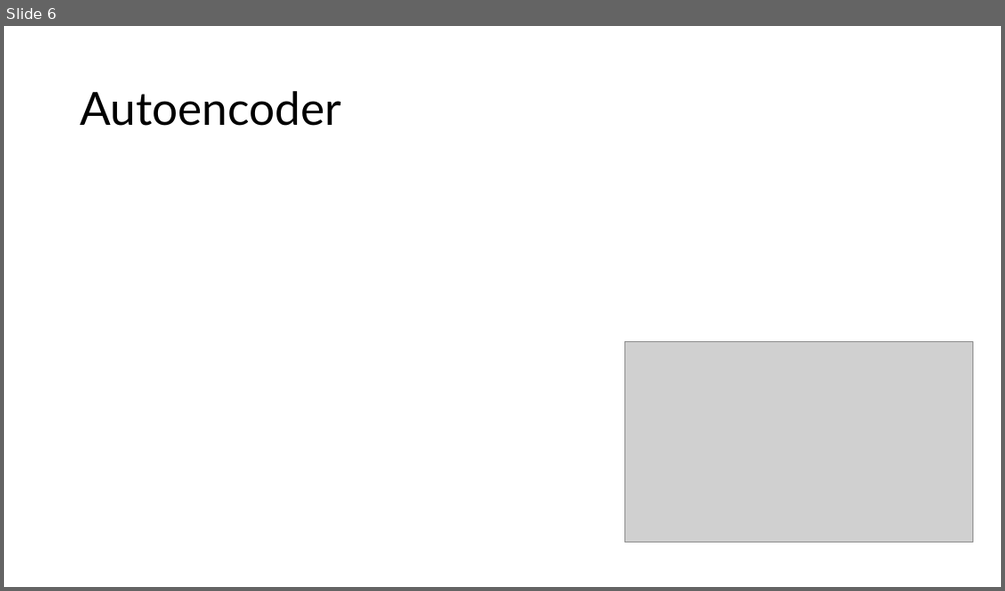
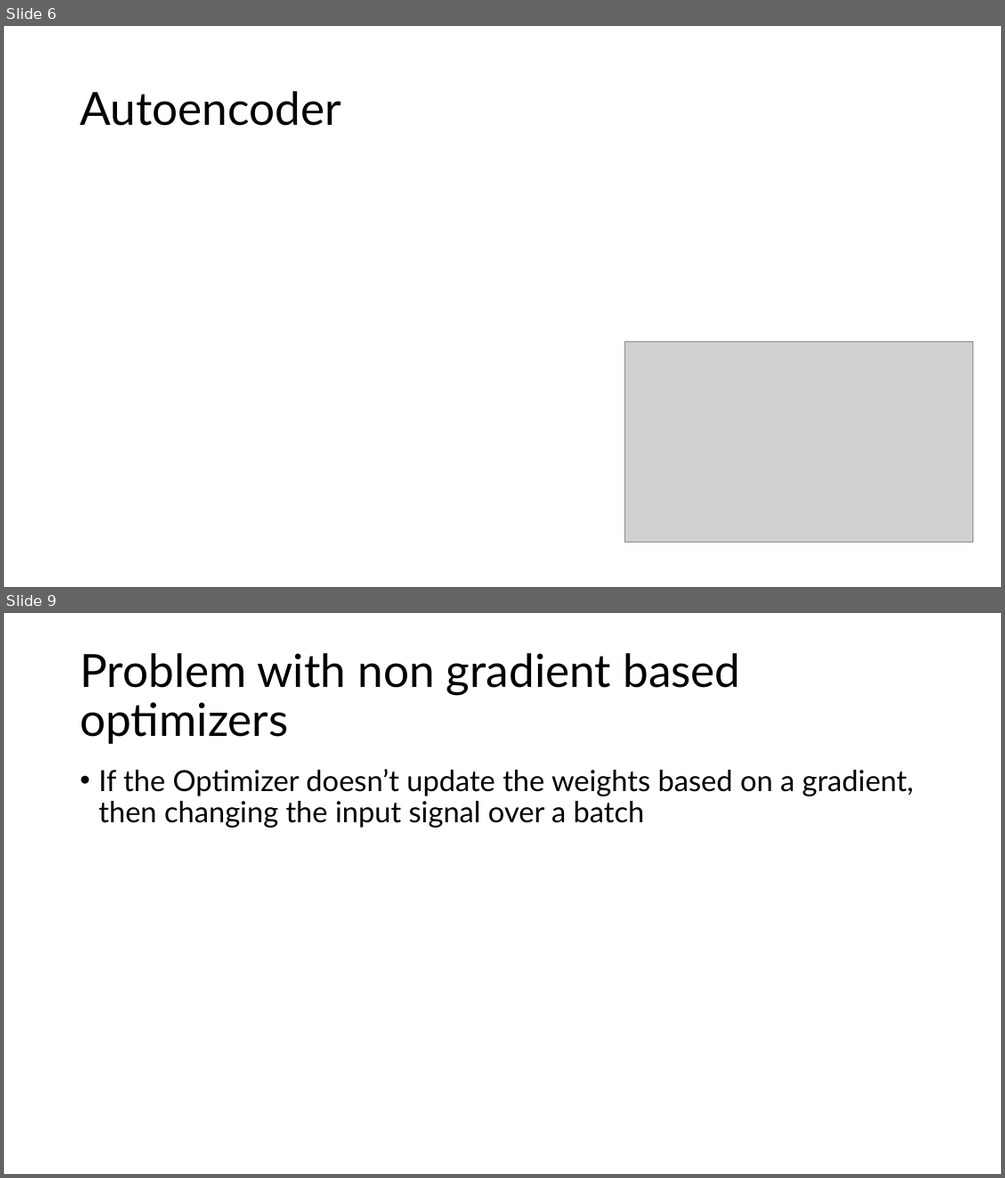
Before and after one commit to Kiwi-TheCat/optimization_neural, a slide deck: Task_ppt.pptx. Shown one above the other, each under a label of ours: slide 6 before the commit, slides 6 and 9 after it; the slides between them are not shown. The pictures are 1005x591 and 1005x1178 pixels, drawn with LibreOffice and Linux fonts; fonts in the diff are those of the drawing; grey boxes stand for pictures. Boxes give left, top, right and bottom in pixels: in the first picture for what was removed or moved away, otherwise in the second. Text is boxed around its words. In the diff, an @@ line names an element or a change of style, - is before the commit and + after.

Commit message:
fix the weights

```diff
--- a/Task_ppt.pptx
+++ b/Task_ppt.pptx
@@ slide 9 added at box(4, 613, 1001, 1174), background #FFFFFF @@
@@ title added at box(80, 653, 740, 744), 44 pt, text #000000 @@
+Problem with non gradient based optimizers
@@ text added at box(98, 769, 914, 827), 28 pt, text #000000 @@
+• If the Optimizer doesn’t update the weights based on a gradient, then changing the input signal over a batch
```
Also in this commit, not shown: 1 slide changed, 3 other slides added, 1 slide removed, 9 other files.
